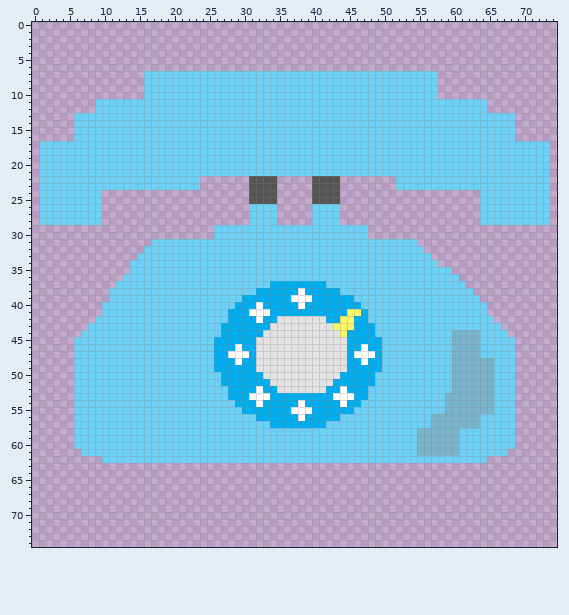
Two states of a sprite sheet, sprites/spr_telephone/0a30dc7c-bd1c-4d5d-b023-57a5eb4b03ee.png. Above is the file before it was changed.
The file is 75x75 pixels.
After:
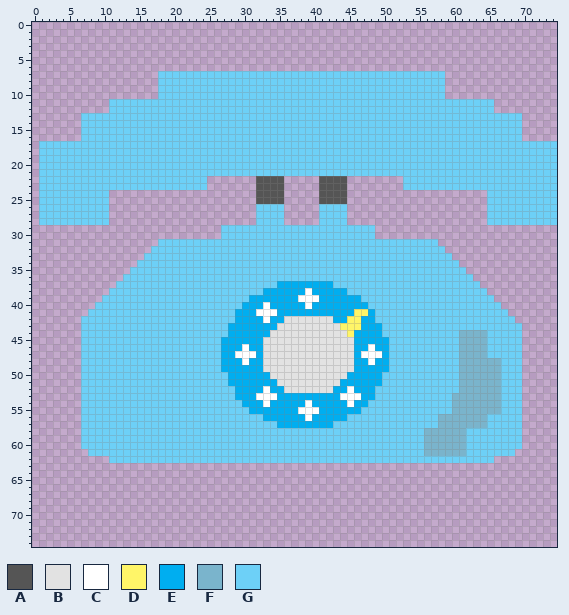
Palette (. is transparent): A #555555  B #e2e2e2  C #ffffff  D #fff568  E #00aef0  F #7ab4cc  G #6dd0f7
What changed:
Changed rows in their new state; - is an unchanged pixel.
first column x 6:
 7 ----------..----------------------------------------G----------------
 8 ----------..----------------------------------------G----------------
 9 ----------..----------------------------------------G----------------
10 ----------..----------------------------------------G----------------
11 ---..------------------------------------------------------G---------
12 ---..------------------------------------------------------G---------
13 .--------------------------------------------------------------G-----
14 .--------------------------------------------------------------G-----
15 .--------------------------------------------------------------G-----
16 .--------------------------------------------------------------G-----
17 --------------------------------------------------------------------G
18 --------------------------------------------------------------------G
19 --------------------------------------------------------------------G
20 --------------------------------------------------------------------G
21 --------------------------------------------------------------------G
22 ------------------G------.---A----.---A-------.---------------------G
23 ------------------G------.---A----.---A-------.---------------------G
24 ----G--------------------.---A----.---A-------------------.---------G
25 ----G--------------------.---A----.---A-------------------.---------G
26 ----G--------------------.---G----.---G-------------------.---------G
27 ----G--------------------.---G----.---G-------------------.---------G
28 ----G--------------------.---G----.---G-------------------.---------G
29 --------------------.---------------------G--------------------------
30 --------------------.---------------------G--------------------------
31 -----------.-------------------------------------GGG-----------------
32 ----------.---------------------------------------GGG----------------
33 ---------.-----------------------------------------GGG---------------
34 --------.-------------------------------------------GGG--------------
35 ------------------------------------------------------GG-------------
36 -------------------------------------------------------GG------------
37 ----------------------------G-------E-------------------GG-----------
38 --------------------------G-----EC----E------------------GG----------
39 ----G-------------------G------E--C-----E-----------------GG---------
40 ---G-------------------G--EC----EC-------E-----------------GG--------
41 --GG------------------G--E--C----------E-DE----------------GGG-------
42 -GG-------------------G---EC-E------B-E-D-E-----------------GGG------
43 -G-------------------G------E--------B--D--E-----------------GGG-----
44 ---------------------G-----E----------BD---E----------G---F---GG-----
45 .-------------------G-----E------------B----E---------G---F----G-----
46 .-------------------G--EC-E------------B-EC-E---------G---F----G-----
47 .-------------------G-E--CE------------BE--CE---------G---F----G-----
48 .-------------------G--EC-E------------B-EC-E---------G-----F--G-----
49 .-------------------G-----E------------B----E---------G-----F--G-----
50 .--------------------G-----E----------B----E----------G-----F--G-----
51 .--------------------G------E--------B-----E----------G-----F--G-----
52 .---------------------G---EC-E------B-EC--E-----------G-----F--G-----
53 .---------------------G--E--C--------E--C-E----------G------F--G-----
54 .----------------------G--EC----EC----EC-E-----------G------F--G-----
55 .-----------------------G------E--C-----E------------G------F--G-----
56 .-------------------------G-----EC----E------------G------F----G-----
57 .---------------------------G-------E--------------G------F----G-----
58 .------------------------------------------------G-----F-------G-----
59 .------------------------------------------------G-----F-------G-----
60 .------------------------------------------------G-----F-------G-----
61 -.-----------------------------------------------G-----F------G------
62 ----.------------------------------------------------------G---------
